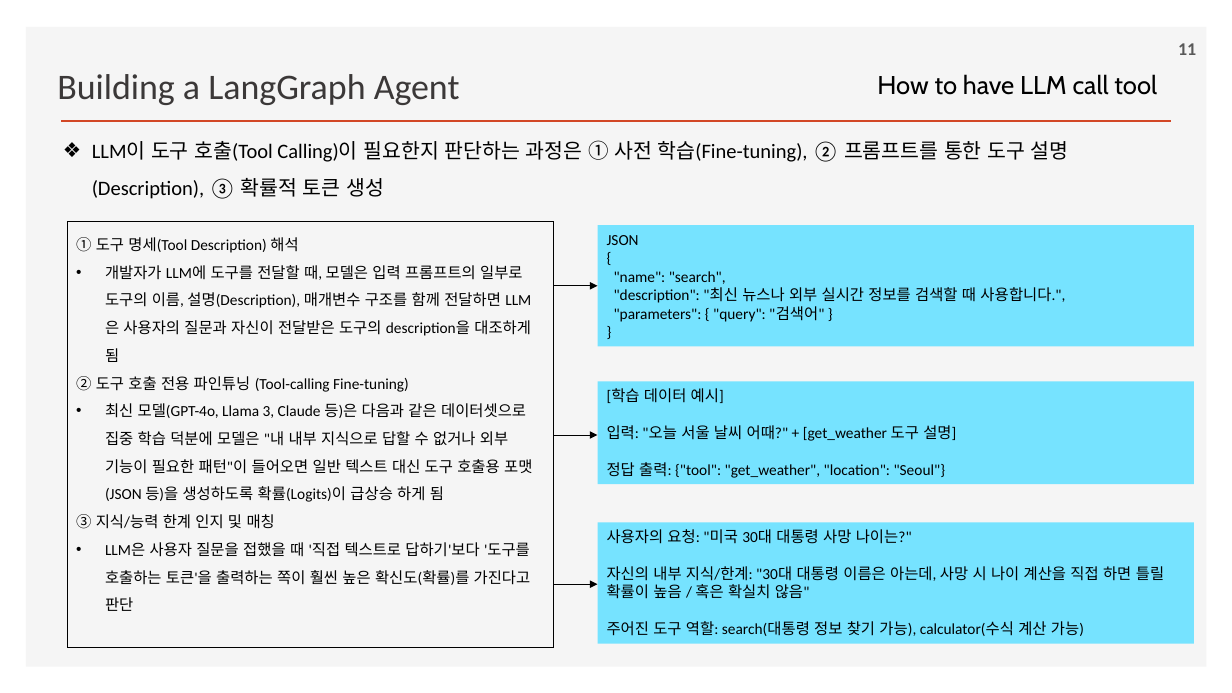
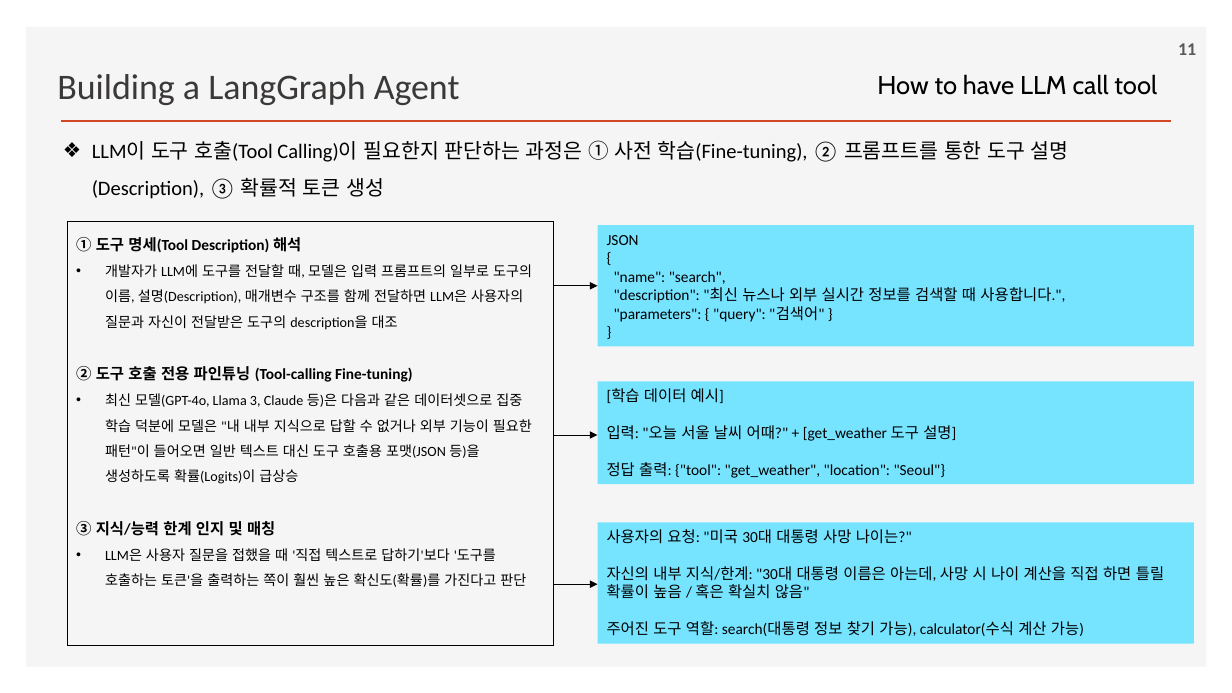
Before and after one commit to ancestor9/2026_Fall_Learning-Langchain-AI-Agent, a slide deck: slide 11 of ppts/CHAPTER 6 Agent Architecture.pptx. Drawn at 1232x693 pixels with LibreOffice and Linux fonts; fonts in the diff are those of the drawing; background and template pictures are left out. Boxes give left, top, right and bottom in pixels: in the first picture for what was removed or moved away, otherwise in the second. Text is boxed around its words. In the diff, an @@ line names an element or a change of style, - is before the commit and + after.

```diff
--- a/ppts/CHAPTER 6 Agent Architecture.pptx
+++ b/ppts/CHAPTER 6 Agent Architecture.pptx
@@ text in rectangle at <box>76,237,526,587</box>: bold on in "① 도구 명세(Tool Description) 해석", "② 도구 호출 전용 파인튜닝 (Tool-calling Fine-tuning)", "③ 지식/능력 한계 인지 및 매칭"; size 12 to 11 pt in "LLM은 사용자 질문을 접했을 때 '직접 텍스트로 ..." @@
@@ text in rectangle at <box>105,264,532,330</box>: text changed; size 12 to 11 pt @@
-• 개발자가 LLM에 도구를 전달할 때, 모델은 입력 프롬프트의 일부로 도구의 이름, 설명(Description), 매개변수 구조를 함께 전달하면 LLM은 사용자의 질문과 자신이 전달받은 도구의 description을 대조하게 됨
+• 개발자가 LLM에 도구를 전달할 때, 모델은 입력 프롬프트의 일부로 도구의 이름, 설명(Description), 매개변수 구조를 함께 전달하면 LLM은 사용자의 질문과 자신이 전달받은 도구의 description을 대조
@@ text in rectangle at <box>105,393,532,484</box>: text changed; size 12 to 11 pt @@
-• 최신 모델(GPT-4o, Llama 3, Claude 등)은 다음과 같은 데이터셋으로 집중 학습 덕분에 모델은 "내 내부 지식으로 답할 수 없거나 외부 기능이 필요한 패턴"이 들어오면 일반 텍스트 대신 도구 호출용 포맷(JSON 등)을 생성하도록 확률(Logits)이 급상승 하게 됨
+• 최신 모델(GPT-4o, Llama 3, Claude 등)은 다음과 같은 데이터셋으로 집중 학습 덕분에 모델은 "내 내부 지식으로 답할 수 없거나 외부 기능이 필요한 패턴"이 들어오면 일반 텍스트 대신 도구 호출용 포맷(JSON 등)을 생성하도록 확률(Logits)이 급상승
```
Also in this commit, not shown: 8 other slides changed.
